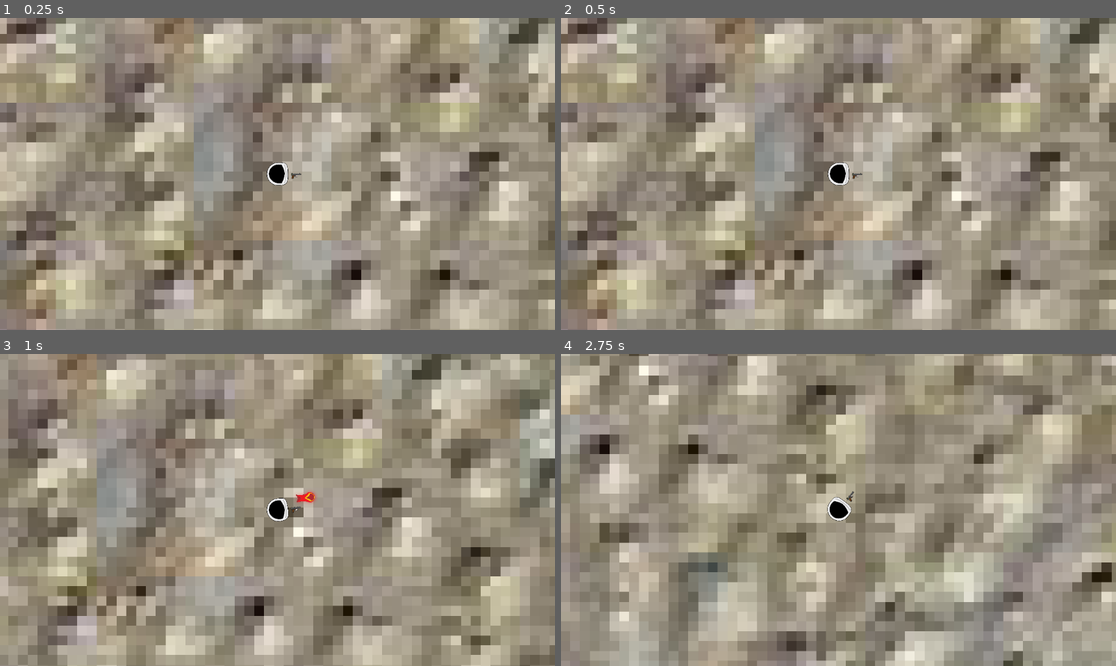
Above: before the commit, frames 1-4 (two rows, left to right).
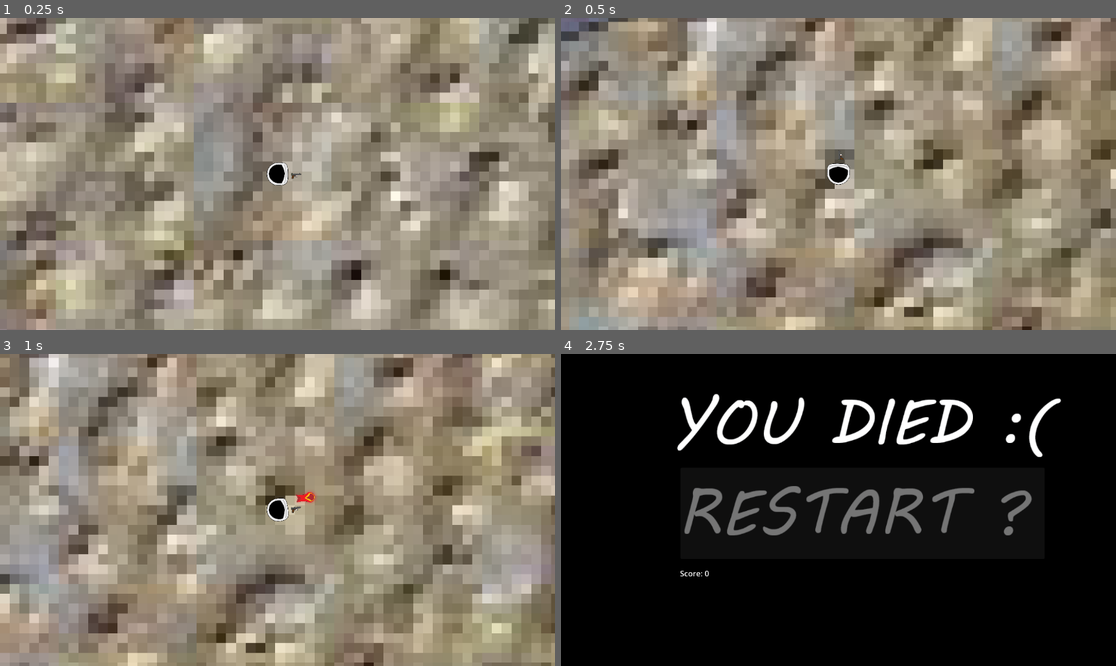
Above: after the commit, the same moments.

Repository: gkdjldgs/Spacegame
Game: Godot game, scene res://scripts/main.tscn
The game is run twice, just before and just after one commit, with the same random seed, the same clock (stepped at 60 frames per second) and the same inputs.
Inputs (mouse positions are in pixels of both pictures, inside the frame that each line leads up to):
- Up to frame 1 (0.25 s): no input
- Up to frame 2 (0.5 s): no input
- Up to frame 3 (1 s): tap Enter at 0.5 s; move the mouse to (399, 494) at 0.52 s; hold D (right) from 0.53 s (still down); click (399, 494) at 0.6 s
- Up to frame 4 (2.75 s): move the mouse to (727, 525) at 1.27 s; release D (right) at 1.28 s; hold S (down) 1.28-2.03 s; tap Alt at 1.35 s; move the mouse to (894, 441) at 2.02 s; hold D (right) from 2.03 s (still down); tap Shift at 2.1 s

Frame 1 is identical in both runs. In frame 2, 67% of the frame differs, in the area x 0-100%, y 0-100%; in frame 3, 67%; in frame 4, 99%.

Commit message:
Its  actually working..
Idk how but my code is working, the bullets pass through the norma aliens and kill the player?? Thats nice..
Also changed bullet index to appear above the enemys.

Diff:
--- a/scripts/bullet.gd
+++ b/scripts/bullet.gd
@@ -31,7 +31,6 @@
 	if body.has_method('player_hit'):
 		body.player_hit()
 		self.queue_free()
-
 	elif body.has_method('handle_hit'):
 		if self.is_in_group('enemy'):
 			pass
--- a/scripts/bullet.tscn
+++ b/scripts/bullet.tscn
@@ -7,6 +7,7 @@
 radius = 146.10272
 
 [node name="Node2D" type="Area2D"]
+z_index = 1
 scale = Vector2(0.117, 0.117)
 script = ExtResource("1_v8qja")
 
--- a/scripts/enemy_2.gd
+++ b/scripts/enemy_2.gd
@@ -21,7 +21,7 @@
 	move_and_slide()
 
 func handle_hit():
-	health -= 2
+	health = 0
 	if health == 0:
 		autoload.score += 50
 		self.queue_free()
--- a/scripts/main.tscn
+++ b/scripts/main.tscn
@@ -64,11 +64,12 @@
 script = ExtResource("7_dkw4t")
 
 [node name="UFOTIMER" type="Timer" parent="."]
-wait_time = 5.0
+wait_time = 1.654
 autostart = true
 
 [node name="AlienTimer" type="Timer" parent="."]
 wait_time = 0.405
+autostart = true
 
 [node name="detection1" type="Area2D" parent="."]
 
